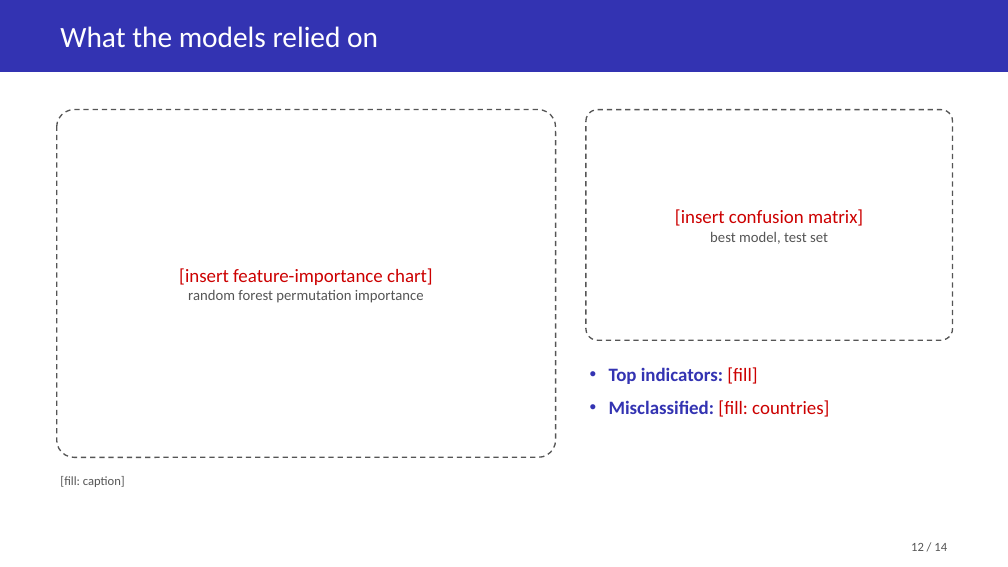
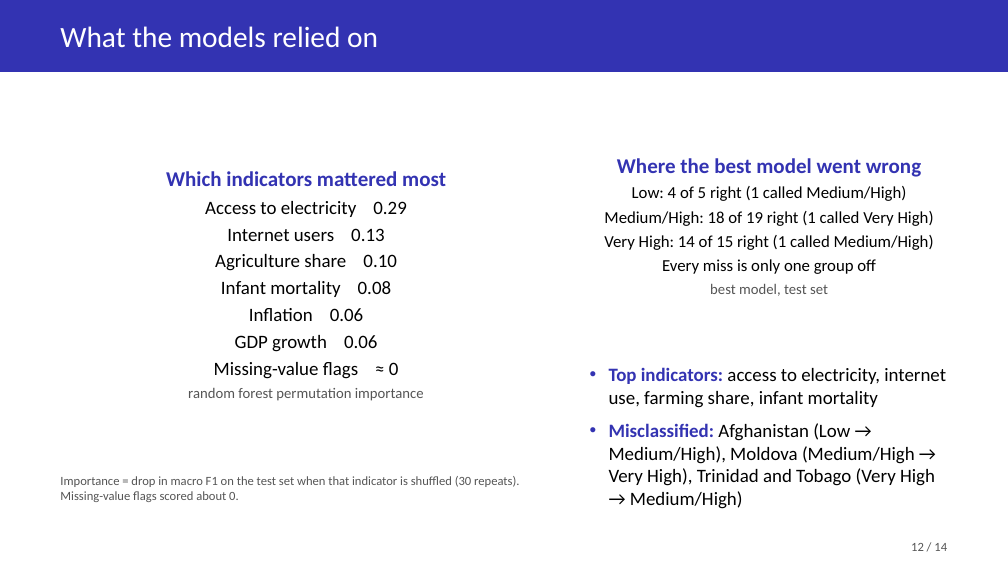
Before and after one commit to Soemon007/DS203_GroupProject, a slide deck: slide 12 of deliverables/DS203_Slides.pptx. Drawn at 1008x567 pixels with LibreOffice and Linux fonts; fonts in the diff are those of the drawing. Boxes give left, top, right and bottom in pixels: in the first picture for what was removed or moved away, otherwise in the second. Text is boxed around its words. In the diff, an @@ line names an element or a change of style, - is before the commit and + after.

```diff
--- a/deliverables/DS203_Slides.pptx
+++ b/deliverables/DS203_Slides.pptx
@@ text "Which indicators mattered most": place and size @@
-text "Which indicators mattered most" at [57, 110, 556, 457]
+text "Which indicators mattered most" at [166, 171, 446, 401]
@@ text "Which indicators mattered most" at [166, 171, 446, 401]: outline #555555 1.25 pt dashed to none @@
@@ text "Where the best model went ...": place and size @@
-text "Where the best model went ..." at [586, 110, 953, 340]
+text "Where the best model went ..." at [604, 158, 934, 296]
@@ text "Where the best model went ..." at [604, 158, 934, 296]: outline #555555 1.25 pt dashed to none @@
@@ text at [166, 171, 446, 379]: text changed; text colour #CC0000 to #000000 @@
-[insert feature-importance chart]
+Which indicators mattered most
+Access to electricity 0.29
+Internet users 0.13
+Agriculture share 0.10
+Infant mortality 0.08
+Inflation 0.06
+GDP growth 0.06
+Missing-value flags ≈ 0
@@ text at [604, 158, 934, 274]: text changed; size 18 to 16 pt; text colour #CC0000 to #000000 @@
-[insert confusion matrix]
+Where the best model went wrong
+Low: 4 of 5 right (1 called Medium/High)
+Medium/High: 18 of 19 right (1 called Very High)
+Very High: 14 of 15 right (1 called Medium/High)
+Every miss is only one group off
@@ text at [609, 367, 946, 509]: text changed; text colour #3333B2 to #000000; bold off @@
-• Top indicators: [fill]
-• Misclassified: [fill: countries]
+• Top indicators: access to electricity, internet use, farming share, infant mortality
+• Misclassified: Afghanistan (Low → Medium/High), Moldova (Medium/High → Very High), Trinidad and Tobago (Very High → Medium/High)
@@ text at [60, 476, 519, 502]: text changed @@
-[fill: caption]
+Importance = drop in macro F1 on the test set when that indicator is shuffled (30 repeats). Missing-value flags scored about 0.
```
Also in this commit, not shown: 5 other slides changed.
